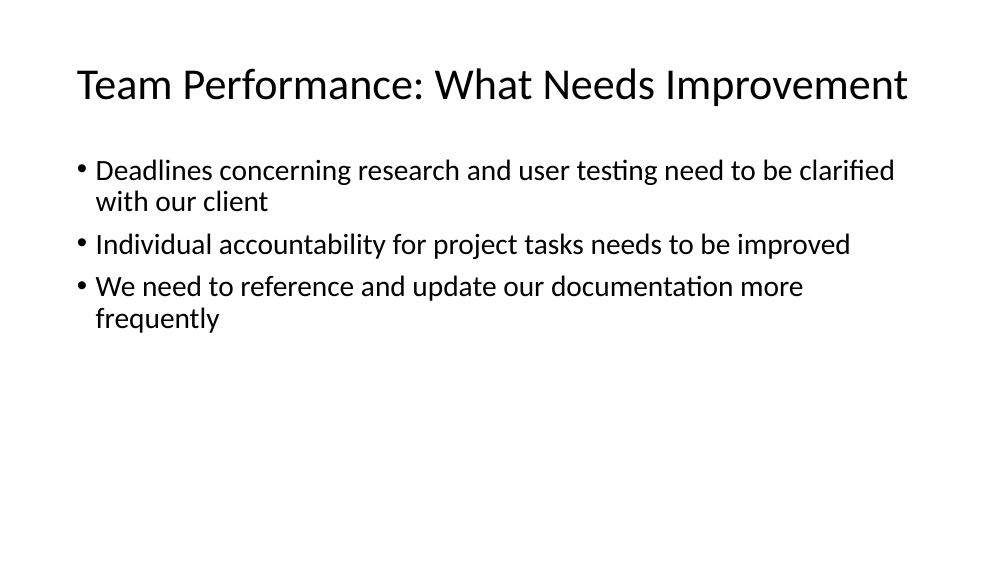
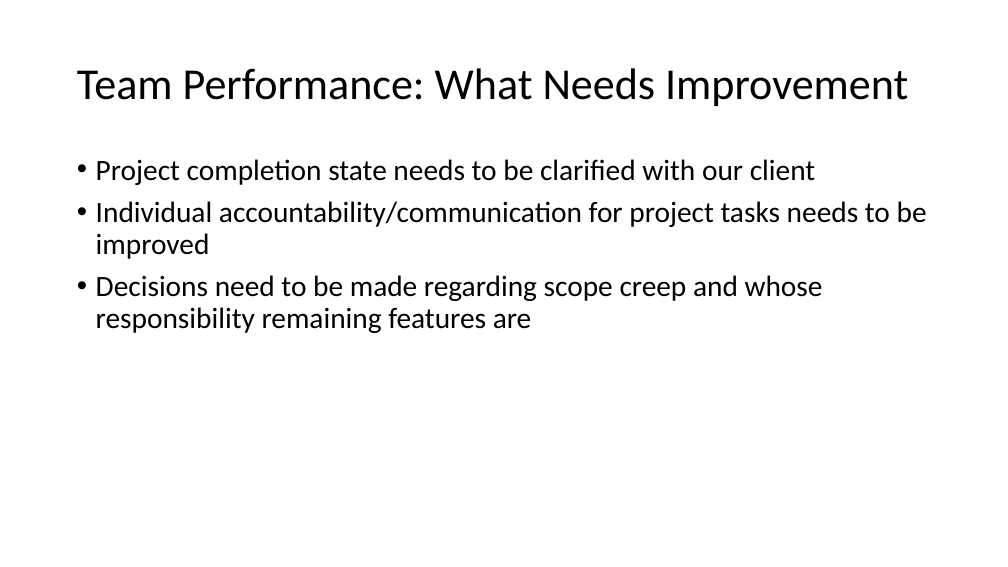
Before and after one commit to slichlyter12/Postal, a slide deck: slide 21 of ProgressReportEndWinter/Progress-Report-EndWinter-team38.pptx (slide 37 before the commit). Drawn at 1008x567 pixels with LibreOffice and Linux fonts; fonts in the diff are those of the drawing. Boxes give left, top, right and bottom in pixels: in the first picture for what was removed or moved away, otherwise in the second. Text is boxed around its words. In the diff, an @@ line names an element or a change of style, - is before the commit and + after.

```diff
--- a/ProgressReportEndWinter/Progress-Report-EndWinter-team38.pptx
+++ b/ProgressReportEndWinter/Progress-Report-EndWinter-team38.pptx
@@ text at box(96, 159, 927, 333): text changed @@
-• Deadlines concerning research and user testing need to be clarified with our client
-• Individual accountability for project tasks needs to be improved
-• We need to reference and update our documentation more frequently
+• Project completion state needs to be clarified with our client
+• Individual accountability/communication for project tasks needs to be improved
+• Decisions need to be made regarding scope creep and whose responsibility remaining features are
```
Also in this commit, not shown: 4 other slides changed, 8 slides added, 24 slides removed.
